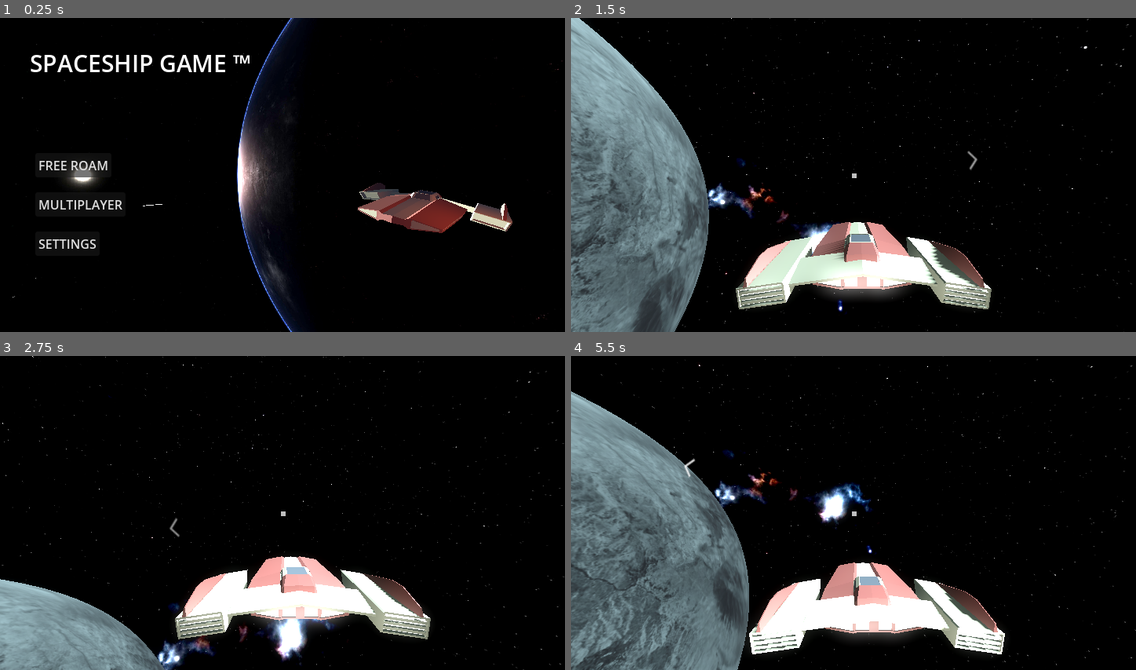
Above: before the commit, frames 1-4 (two rows, left to right).
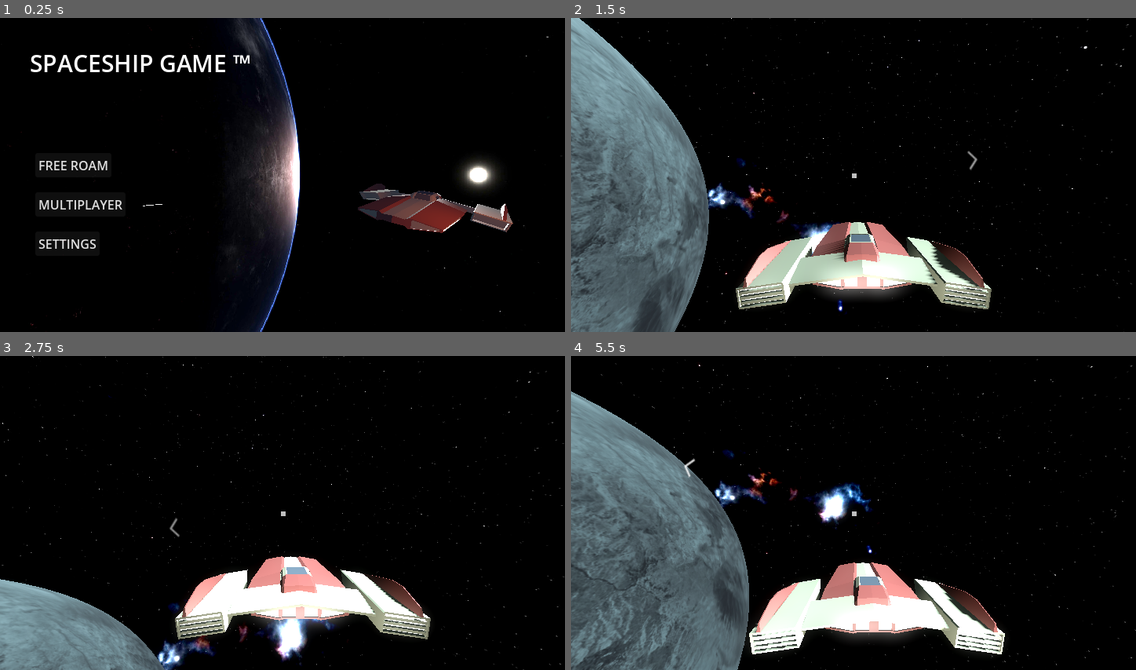
Above: after the commit, the same moments.

Repository: sacul2345/spaceshipGAME
Game: Godot game, scene res://scenes/MainMenu.tscn
Same seed, same stepped clock (60 frames per second), same inputs: the game is played once before the commit and once after it.
Inputs (mouse positions are in pixels of both pictures, inside the frame that each line leads up to):
- Up to frame 1 (0.25 s): no input
- Up to frame 2 (1.5 s): click "FREE ROAM" at 0.5 s; move the mouse to (977, 159) at 1.27 s; hold E (roll_Right) from 1.28 s (still down); hold F (attack) from 1.28 s (still down)
- Up to frame 3 (2.75 s): move the mouse to (169, 528) at 2.02 s; release E (roll_Right) at 2.03 s; release F (attack) at 2.03 s; hold S (back) from 2.03 s (still down); tap Shift (boost) at 2.1 s
- Up to frame 4 (5.5 s): move the mouse to (910, 443) at 2.77 s; release S (back) at 2.78 s; hold E (roll_Right) 2.78-3.53 s; hold W (foward) 2.78-3.53 s; move the mouse to (825, 575) at 3.52 s; hold Space (up) 3.53-4.28 s; tap F (attack) at 3.6 s; move the mouse to (1023, 560) at 4.27 s; hold Shift (boost) 4.28-5.03 s; hold Q (roll_Left) from 4.28 s (still down); move the mouse to (684, 465) at 5.02 s; tap W (foward) at 5.1 s

The runs differ from the first frame. In frame 1, 7.6% of the frame differs, in the area x 1-100%, y 0-100%; in frame 2, 3.2%; in frame 3, 1.2%; in frame 4, 1.5%.

Commit message:
changed up menu a lil and fixed some things and also something like a little more saturation...

Diff:
--- a/models/spaceshiptest_2.gd
+++ b/models/spaceshiptest_2.gd
@@ -1,8 +1,12 @@
 extends Node3D
 var time : float
+@export var world : WorldEnvironment
 
 func _process(delta: float) -> void:
 
-	position.y += sin(.4*time) * delta
-	rotation.x = 2*sin(.4*time) * delta
-	time+=.01
+	position.y += .5*sin(.4*time) * delta
+	rotation.x = sin(1*time) * delta
+	time+= 2*delta
+
+	#world.environment.sky_rotation.y -= 0.0000005
+	#world.environment.sky_custom_fov += 0.0005
--- a/scenes/MainMenu.tscn
+++ b/scenes/MainMenu.tscn
@@ -19,6 +19,8 @@
 [sub_resource type="Environment" id="Environment_ow34m"]
 background_mode = 2
 sky = SubResource("Sky_2wh52")
+sky_custom_fov = 59.3
+sky_rotation = Vector3(3.14159, -1.39103, 0)
 ambient_light_source = 2
 ambient_light_color = Color(0.184314, 0.219608, 0.321569, 1)
 fog_light_color = Color(0.827597, 0.757706, 0.695, 1)
@@ -50,12 +52,13 @@
 transform = Transform3D(-0.698303, 0, -0.715802, 0, 1, 0, 0.715802, 0, -0.698303, 0, 0, 0)
 
 [node name="DirectionalLight3D" type="DirectionalLight3D" parent="."]
-transform = Transform3D(-4.37114e-08, 0, 1, 0, 1, 0, -1, 0, -4.37114e-08, 5.53534, 0, 0)
+transform = Transform3D(0.994529, 0.0125154, 0.103711, -0.0166038, 0.999115, 0.0386521, -0.103136, -0.0401626, 0.993856, 5.53534, 0, 0)
 light_energy = 5.0
 
-[node name="spaceshiptest2" parent="." instance=ExtResource("2_0ykhv")]
+[node name="spaceshiptest2" parent="." node_paths=PackedStringArray("world") instance=ExtResource("2_0ykhv")]
 transform = Transform3D(0.990268, -0.139173, 0, 0.139173, 0.990268, 0, 0, 0, 1, 4.77818, -4.61618, 14.8348)
 script = ExtResource("3_2wh52")
+world = NodePath("../WorldEnvironment")
 
 [node name="enginehum" type="AudioStreamPlayer3D" parent="spaceshiptest2"]
 transform = Transform3D(0.99022, 0.139519, 0, -0.139519, 0.99022, 0, 0, 0, 1, -4.0874, 5.23768, 0.770836)
--- a/scenes/game_area.tscn
+++ b/scenes/game_area.tscn
@@ -18,7 +18,7 @@
 sky_rotation = Vector3(-0.21293, 1.06465, 0.18326)
 ambient_light_source = 2
 ambient_light_color = Color(0.360784, 0.423529, 0.443137, 1)
-ambient_light_energy = 0.4
+ambient_light_energy = 0.1
 reflected_light_source = 2
 tonemap_mode = 1
 glow_enabled = true
@@ -27,7 +27,8 @@
 fog_light_energy = 0.0
 fog_density = 0.008
 volumetric_fog_density = 0.0015
-adjustment_saturation = 1.45
+adjustment_enabled = true
+adjustment_saturation = 1.2
 
 [sub_resource type="SphereShape3D" id="SphereShape3D_vknq4"]
 
@@ -49,7 +50,7 @@
 [node name="WorldEnvironment" type="WorldEnvironment" parent="."]
 environment = SubResource("Environment_7t01e")
 
-[node name="DirectionalLight3D" type="DirectionalLight3D" parent="WorldEnvironment"]
+[node name="Sun" type="DirectionalLight3D" parent="WorldEnvironment"]
 transform = Transform3D(-0.800715, -0.361123, 0.47796, -0.248161, 0.926149, 0.284015, -0.545226, 0.108804, -0.831198, 0, 3.22925, 0)
 light_color = Color(0.855147, 0.926897, 1, 1)
 light_energy = 2.0
@@ -59,6 +60,7 @@
 
 [node name="Camera3D" type="Camera3D" parent="."]
 transform = Transform3D(1, 0, 0, 0, 1, 0, 0, 0, 1, -0.199951, 0, 15.067)
+fov = 37.8493
 
 [node name="planet" type="StaticBody3D" parent="."]
 transform = Transform3D(5000, 0, 0, 0, 5000, 0, 0, 0, 5000, -2936.61, -158.348, 2874.19)
